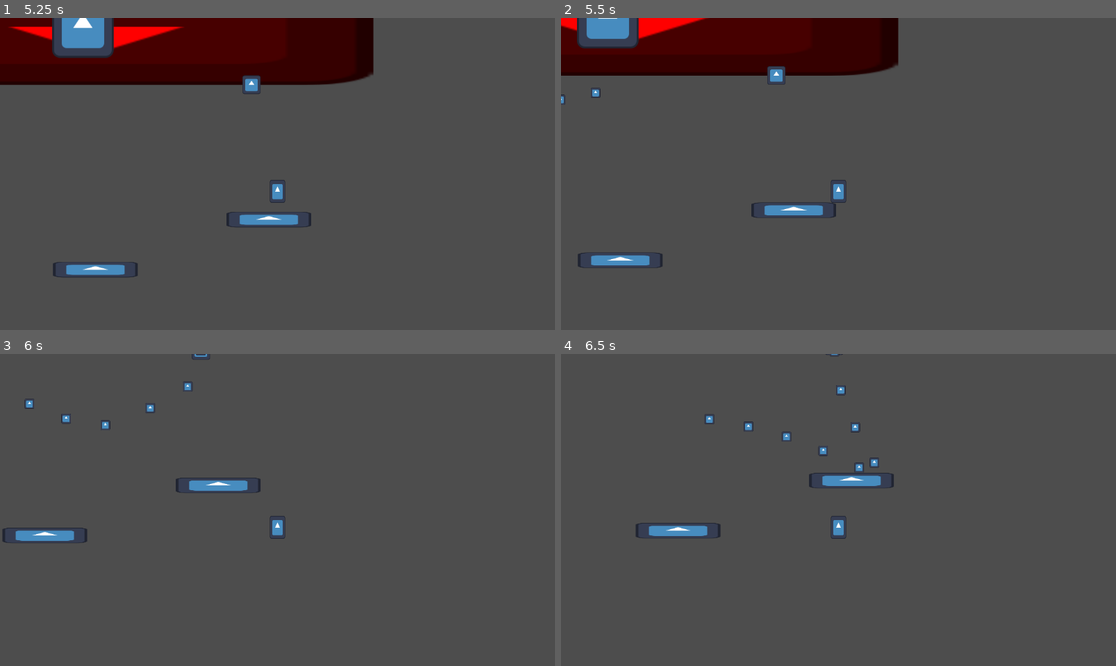
Above: before the commit, frames 1-4 (two rows, left to right).
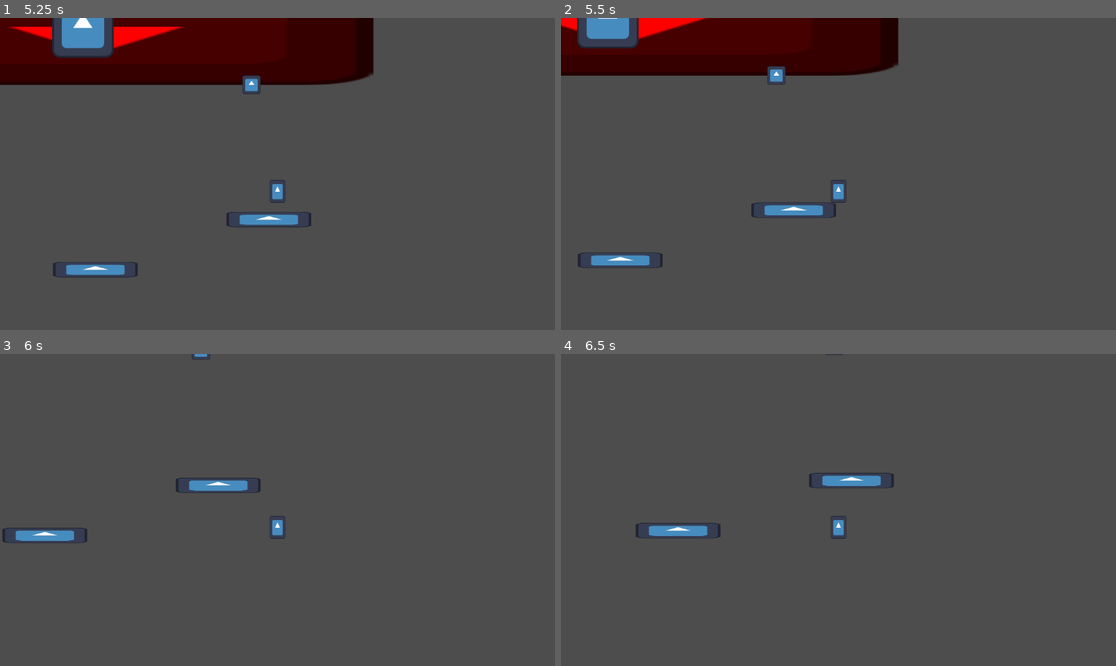
Above: after the commit, the same moments.

Repository: Cyberiada2025-2026/battle-of-pobliz
Game: Godot game, scene res://scenes/debug/battle_arena_graybox.tscn
The game is run twice, just before and just after one commit, with the same random seed, the same clock (stepped at 60 frames per second) and the same inputs. The project has no main scene, so this scene is started directly. The engine's default icon, where the game draws it, is replaced by a stand-in: a white triangle on a blue panel in a dark square.
Inputs (mouse positions are in pixels of both pictures, inside the frame that each line leads up to):
- Up to frame 1 (5.25 s): move the mouse to (399, 158) at 0.52 s; hold D (move_right) 0.53-2.03 s; right-click (399, 158) at 0.6 s; tap W (jump) at 0.77, 1.52, 3.02, 3.77, 4.52 s; move the mouse to (166, 189) at 1.27 s; right-click (166, 189) at 1.35 s; move the mouse to (333, 105) at 2.02 s; hold A (move_left) 2.03-2.78 s; right-click (333, 105) at 2.1 s; move the mouse to (249, 236) at 2.77 s; hold D (move_right) 2.78-4.28 s; right-click (249, 236) at 2.85 s; move the mouse to (444, 220) at 3.52 s; right-click (444, 220) at 3.6 s; move the mouse to (111, 127) at 4.27 s; hold A (move_left) 4.28-5.03 s; right-click (111, 127) at 4.35 s; move the mouse to (305, 174) at 5.02 s; hold D (move_right) from 5.03 s (still down); right-click (305, 174) at 5.1 s
- Up to frame 2 (5.5 s): keep holding D (move_right)
- Up to frame 3 (6 s): move the mouse to (194, 432) at 5.77 s; release D (move_right) at 5.78 s; hold A (move_left) from 5.78 s (still down); right-click (194, 432) at 5.85 s
- Up to frame 4 (6.5 s): keep holding A (move_left); tap W (jump) at 6.02 s

Frame 1 is identical in both runs. In frame 2, less than 0.1% of the frame differs, in the area x 0-8%, y 22-28%; in frame 3, 0.2%; in frame 4, 0.3%, in the area x 25-58%, y 0-38%.

Commit message:
lasers still during fix

Diff:
--- a/characters/boss/atacks/sky_lasers/sky_laser.gd
+++ b/characters/boss/atacks/sky_lasers/sky_laser.gd
@@ -3,8 +3,6 @@
 extends Node
 
 @export_tool_button("test") var test = use
-@export var arena_bottom_collider: CollisionShape2D
-@export var arena_wall_collider: CollisionShape2D
 @export var laser_count: int
 @export var marker_show_time: float = 2.0
 @export var attack_duration: float = 2.0
@@ -15,7 +13,6 @@
 var markers
 var lasers
 
-var floor_bounds: Vector2
 var floor_size
 var wall_bounds: Vector2
 var arena_height
@@ -24,17 +21,16 @@
 func _ready():
 	markers = $Markers
 	lasers = $Lasers
-	# x - left, y - right
-	floor_bounds = Vector2(
-		arena_bottom_collider.position.x - arena_bottom_collider.shape.size.x / 2,
-		arena_bottom_collider.position.x + arena_bottom_collider.shape.size.x / 2
-	)
-	floor_size = floor_bounds.y - floor_bounds.x
+
+	var arena_markers = get_tree().get_first_node_in_group("arena_area_markers")
+
+	floor_size = arena_markers.get_node("DownRight").global_position.x - arena_markers.get_node("TopLeft").global_position.x
 	# x - up, y - down
 	wall_bounds = Vector2(
-		arena_wall_collider.position.y - arena_wall_collider.shape.size.y / 2,
-		arena_wall_collider.position.y + arena_wall_collider.shape.size.y / 2
+		arena_markers.get_node("TopLeft").global_position.y,
+		arena_markers.get_node("DownRight").global_position.y
 	)
+	print(wall_bounds)
 	arena_height = wall_bounds.y - wall_bounds.x
 	laser_width = floor_size / laser_count / 2
 
@@ -59,7 +55,6 @@
 
 
 func use():
-	print(floor_bounds)
 
 	var offset = randi_range(0, 1)
 
--- a/characters/boss/boss.tscn
+++ b/characters/boss/boss.tscn
@@ -5,6 +5,7 @@
 [ext_resource type="Script" uid="uid://moi8ubohtdkb" path="res://characters/boss/elements/boss_damage_point.gd" id="2_ia5xw"]
 [ext_resource type="PackedScene" uid="uid://iuxjc1ulcj0h" path="res://characters/boss/atacks/atack_timer.tscn" id="3_4n3m3"]
 [ext_resource type="PackedScene" uid="uid://b0flpd3gh7rj8" path="res://characters/boss/elements/boss_canon.tscn" id="3_qypww"]
+[ext_resource type="PackedScene" uid="uid://bjdnpyo5wq7x8" path="res://characters/boss/atacks/sky_lasers/sky_laser.tscn" id="6_ka7n5"]
 [ext_resource type="Script" uid="uid://bo3gr3j0io7y4" path="res://characters/boss/atacks/basic_cannon_shot/basic_cannon_attack.gd" id="7_ka7n5"]
 
 [sub_resource type="CircleShape2D" id="CircleShape2D_vbcuv"]
@@ -15,7 +16,7 @@
 canon_left = NodePath("hitbox/canons/Boss Canon")
 canon_right = NodePath("hitbox/canons/Boss Canon2")
 head = NodePath("hitbox/head")
-fase_1_atack_set = [NodePath("Attacks/Phase1/BasicCannonAttack")]
+fase_1_atack_set = [NodePath("Attacks/Phase1/BasicCannonAttack"), NodePath("Attacks/Phase1/SkyLaser")]
 
 [node name="hitbox" type="Node2D" parent="." unique_id=1614724602]
 
@@ -63,6 +64,8 @@
 
 [node name="Phase1" type="Node2D" parent="Attacks" unique_id=1507015553]
 
+[node name="SkyLaser" parent="Attacks/Phase1" unique_id=1966593991 instance=ExtResource("6_ka7n5")]
+
 [node name="BasicCannonAttack" type="Node" parent="Attacks/Phase1" unique_id=585527226 node_paths=PackedStringArray("cannons")]
 script = ExtResource("7_ka7n5")
 shot_count = 8
--- a/project.godot
+++ b/project.godot
@@ -17,6 +17,7 @@
 [global_group]
 
 possession_manager=""
+arena_area_markers=""
 
 [input]
 
--- a/scenes/debug/battle_arena_graybox.tscn
+++ b/scenes/debug/battle_arena_graybox.tscn
@@ -61,3 +61,11 @@
 [node name="BodyPossessionRaycast" type="RayCast2D" parent="PossessionManager/Camera2D" unique_id=982725930]
 position = Vector2(0, -24)
 collision_mask = 128
+
+[node name="ArenaAreaMarkers" type="Node" parent="." unique_id=1062189458 groups=["arena_area_markers"]]
+
+[node name="TopLeft" type="Node2D" parent="ArenaAreaMarkers" unique_id=1949251636]
+position = Vector2(17, 0)
+
+[node name="DownRight" type="Node2D" parent="ArenaAreaMarkers" unique_id=731100975]
+position = Vector2(1135, 638)
